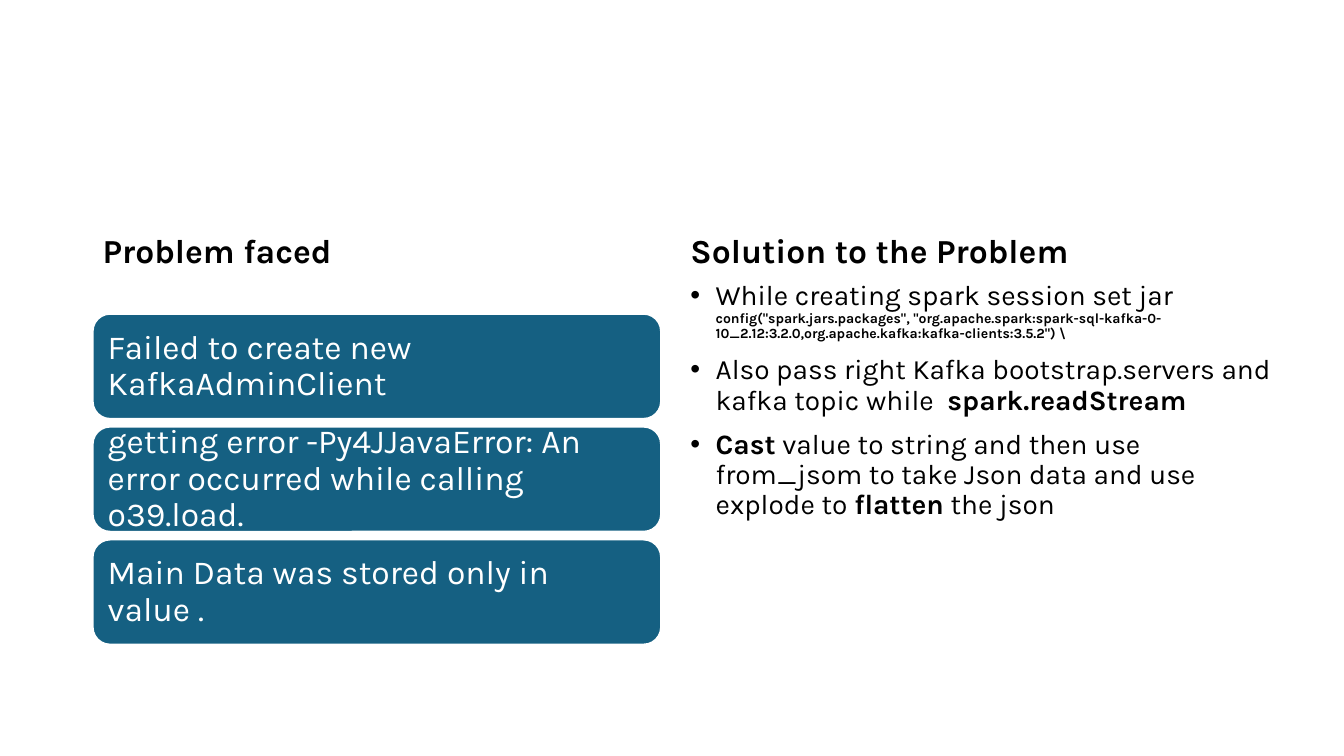
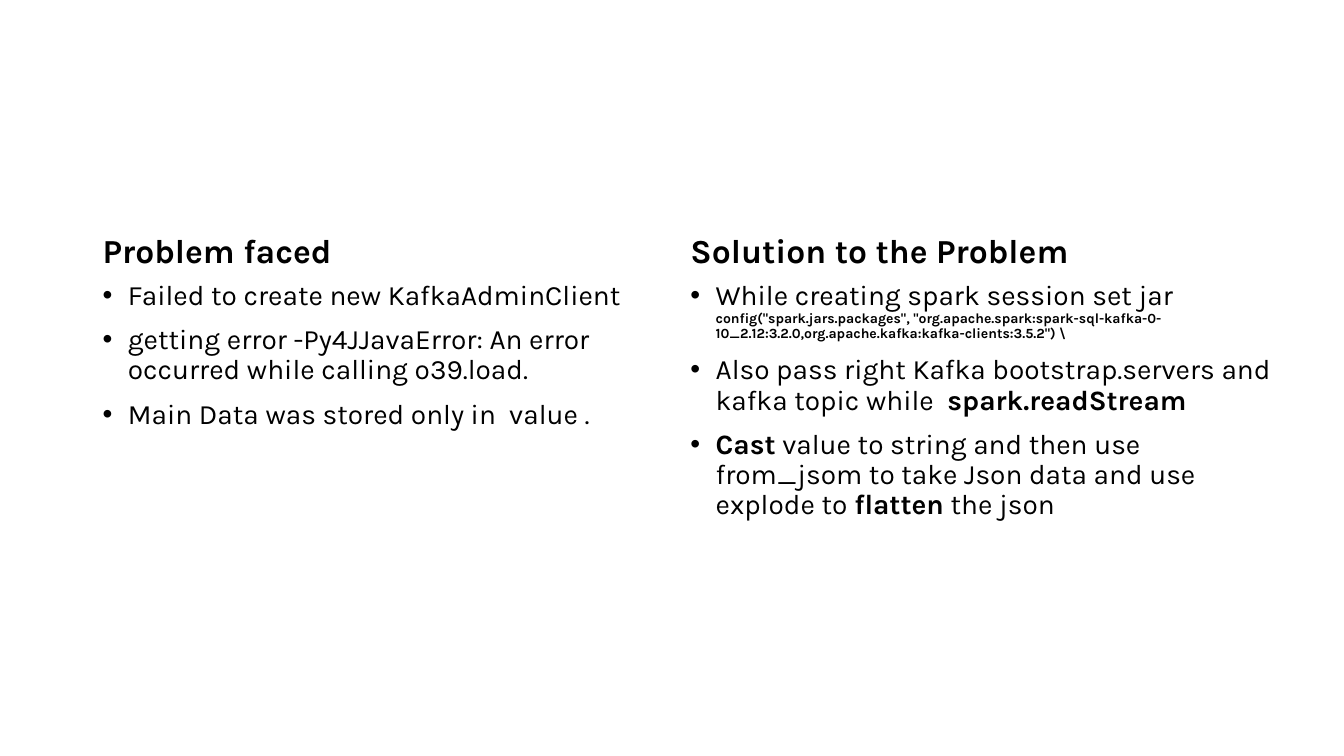
Before and after one commit to cksinghnet/Weather-Based-Grid-Optimization, a slide deck: slide 9 of DataEnggFinalProjectPPT.pptx (slide 20 before the commit). Drawn at 1344x756 pixels with LibreOffice and Linux fonts; fonts in the diff are those of the drawing. Boxes give left, top, right and bottom in pixels: in the first picture for what was removed or moved away, otherwise in the second. Text is boxed around its words. In the diff, an @@ line names an element or a change of style, - is before the commit and + after.

```diff
--- a/DataEnggFinalProjectPPT.pptx
+++ b/DataEnggFinalProjectPPT.pptx
@@ text "Failed to create new KafkaAdminClient": place and size @@
-text "Failed to create new KafkaAdminClient" at [108,423,581,535]
+text "Failed to create new KafkaAdminClient" at [128,285,621,431]
@@ text "Failed to create new KafkaAdminClient" at [128,285,621,431]: vertical alignment middle to top @@
@@ text at [128,285,621,306]: paragraph added @@
+• Failed to create new KafkaAdminClient
@@ text at [128,330,589,386]: size 24 to 20 pt, text colour #FFFFFF to #000000 in "getting error -Py4JJavaError: An error occurred while ..."; bullet none to •; more space between paragraphs @@
@@ text at [128,404,578,431]: paragraph added @@
+• Main Data was stored only in value .
@@ group removed at [93,314,661,644]: 3 rounded rectangles, 2 texts @@
-Failed to create new KafkaAdminClient
-Main Data was stored only in value .
```
Also in this commit, not shown: 6 other slides changed, 5 slides added, 12 slides removed.
